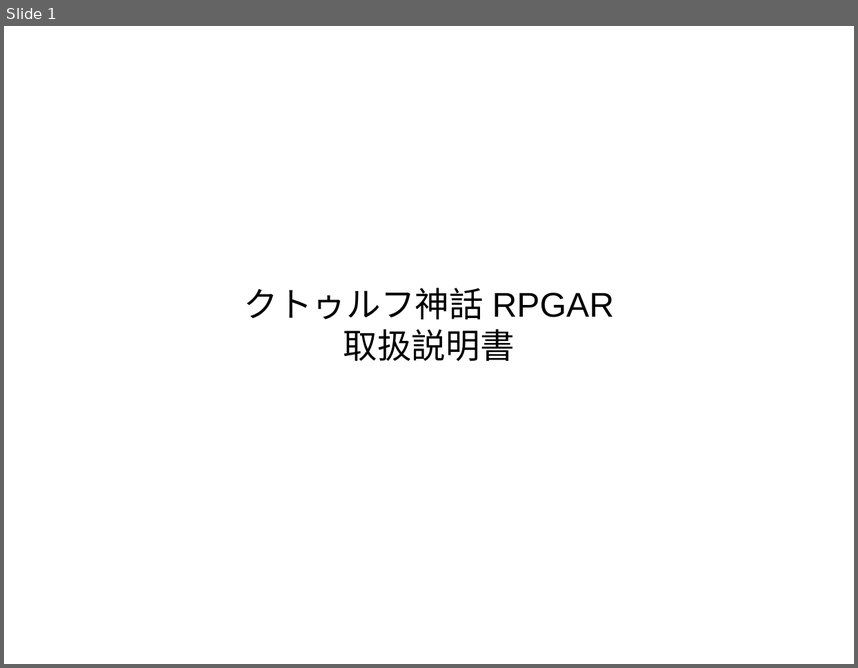
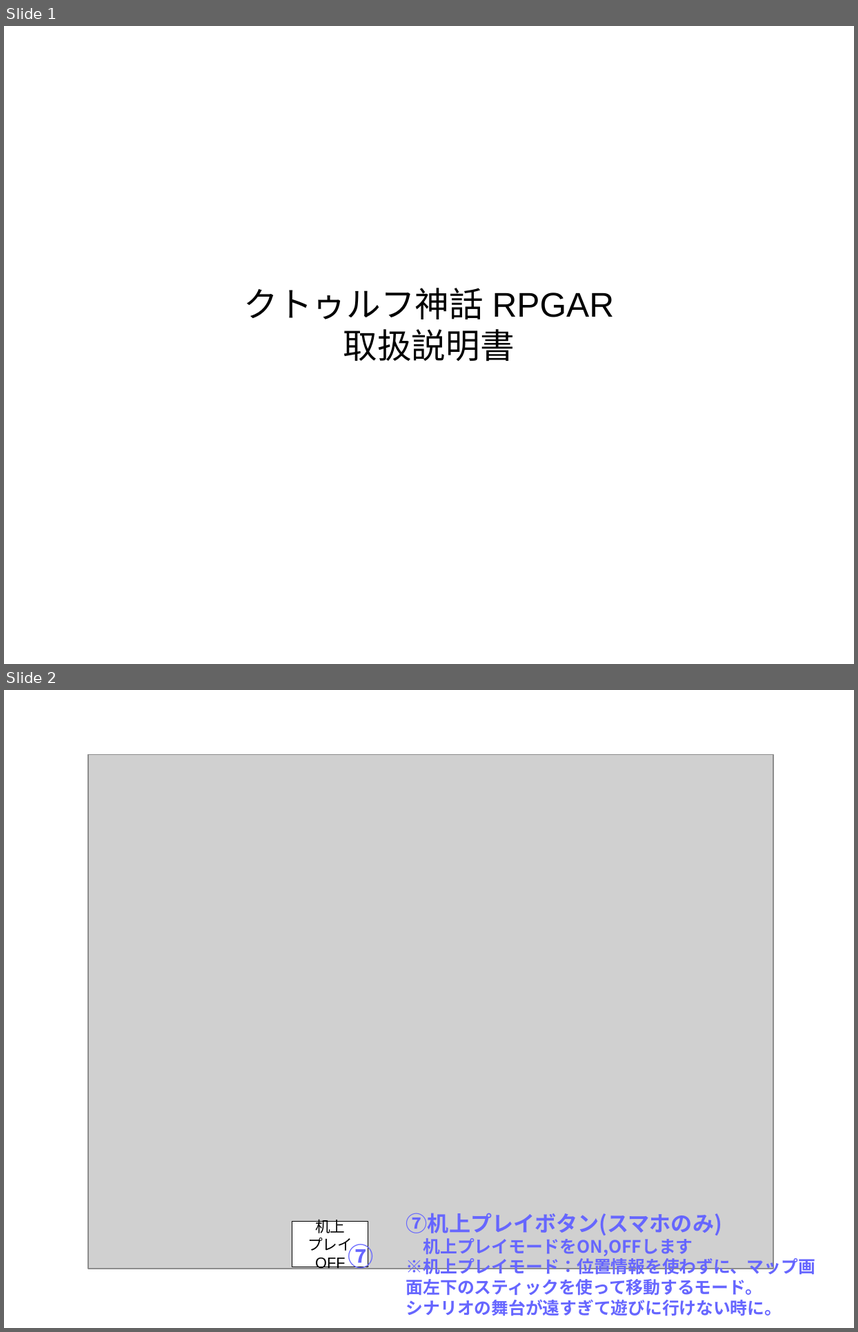
Before and after one commit to HidehiroNomoto/CoCARScenario, a slide deck: CoCScenario/説明書/新規 OpenDocument プレゼンテーション.odp. Shown one above the other, each under a label of ours: slide 1 before the commit, slides 1 and 2 after it. The pictures are 858x668 and 858x1332 pixels, drawn with LibreOffice and Linux fonts; fonts in the diff are those of the drawing; grey boxes stand for pictures. Boxes give left, top, right and bottom in pixels: in the first picture for what was removed or moved away, otherwise in the second. Text is boxed around its words. In the diff, an @@ line names an element or a change of style, - is before the commit and + after.

Commit message:
アップデート１

```diff
--- a/CoCScenario/説明書/新規 OpenDocument プレゼンテーション.odp
+++ b/CoCScenario/説明書/新規 OpenDocument プレゼンテーション.odp
@@ slide 2 added at (4, 690, 854, 1328), background #FFFFFF @@
@@ picture added at (88, 754, 774, 1268) @@
@@ rectangle added at (292, 1221, 368, 1267), fill #FFFFFF, outline #000000 0 pt, 14 pt, text #000000 @@
+机上
+プレイOFF
@@ text added at (406, 1212, 815, 1316), 16 pt, text #6666FF, bold @@
+⑦机上プレイボタン(スマホのみ)
+机上プレイモードをON,OFFします
+※机上プレイモード：位置情報を使わずに、マップ画面左下のスティックを使って移動するモード。
+シナリオの舞台が遠すぎて遊びに行けない時に。
@@ text added at (348, 1240, 373, 1269), 24 pt, text #6666FF, bold @@
+⑦
```
Also in this commit, not shown: 1 slide changed, 2 other slides added, 3 slides removed, 9 other files.
